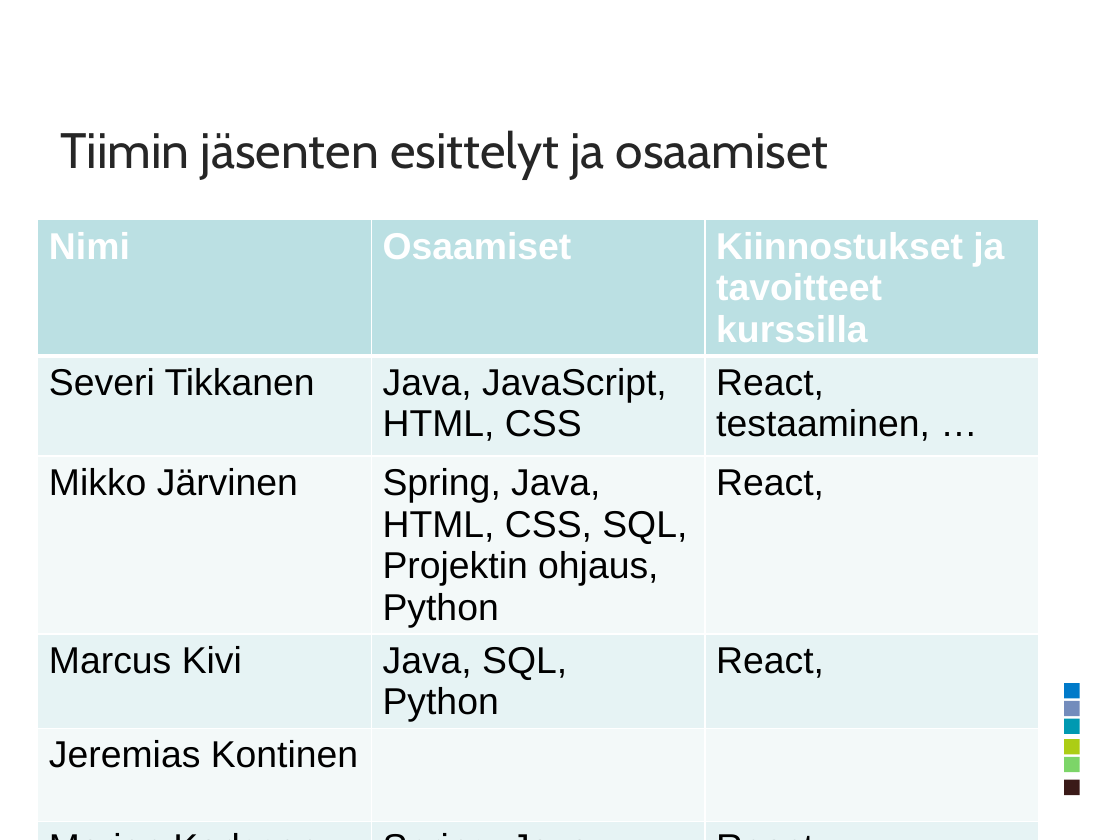
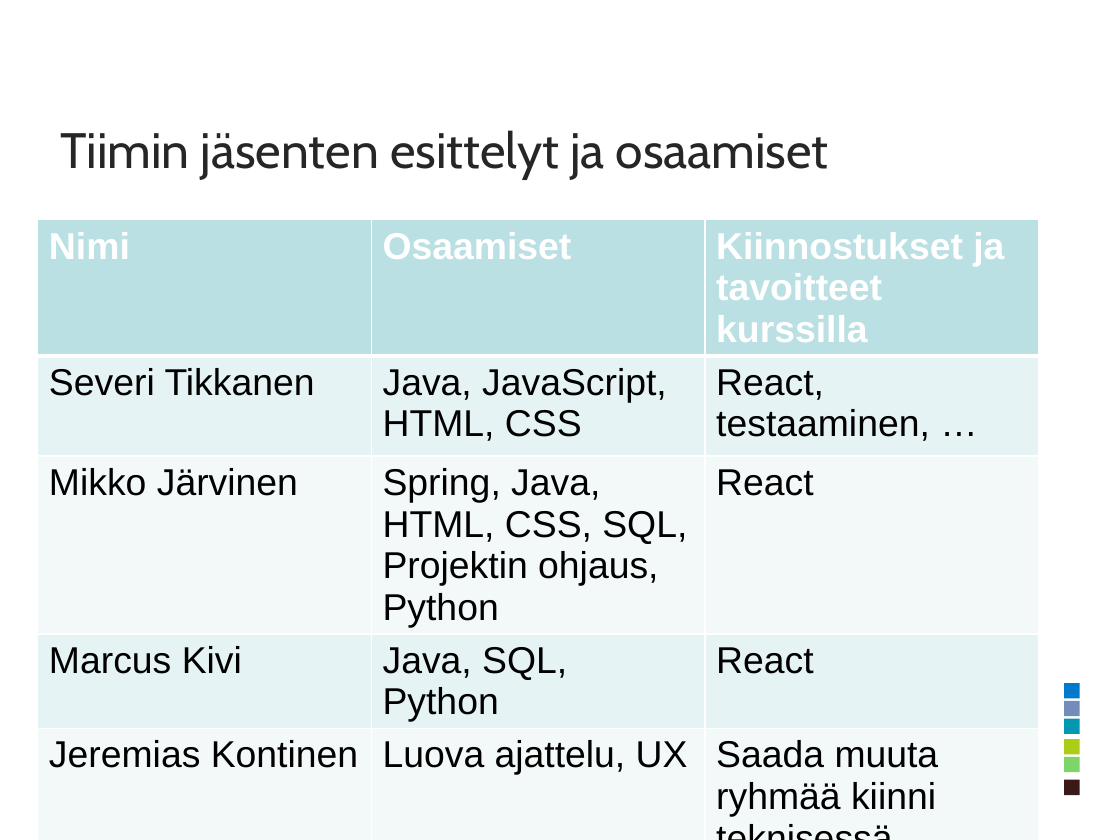
Before and after one commit to suunta/suunta, a slide deck: slide 3 of documents/SWD4TN024-3_Suunta-ohjelmistoprojektin-suunnitelma.pptx. Drawn at 1120x840 pixels with LibreOffice and Linux fonts; fonts in the diff are those of the drawing; background and template pictures are left out. Boxes give left, top, right and bottom in pixels: in the first picture for what was removed or moved away, otherwise in the second. Text is boxed around its words. In the diff, an @@ line names an element or a change of style, - is before the commit and + after.

```diff
--- a/documents/SWD4TN024-3_Suunta-ohjelmistoprojektin-suunnitelma.pptx
+++ b/documents/SWD4TN024-3_Suunta-ohjelmistoprojektin-suunnitelma.pptx
@@ table at <box>38,220,1039,827</box> @@
-row 3, column 3: React,
+row 3, column 3: React
-row 4, column 3: React,
+row 4, column 3: React
-row 5, column 2: 
+row 5, column 2: Luova ajattelu, UX
-row 5, column 3: 
+row 5, column 3: Saada muuta ryhmää kiinni teknisessä osaamisessa
-row 6, column 3: React,
+row 6, column 3: React
```
Also in this commit, not shown: 1 other slide changed, 1 other file.
